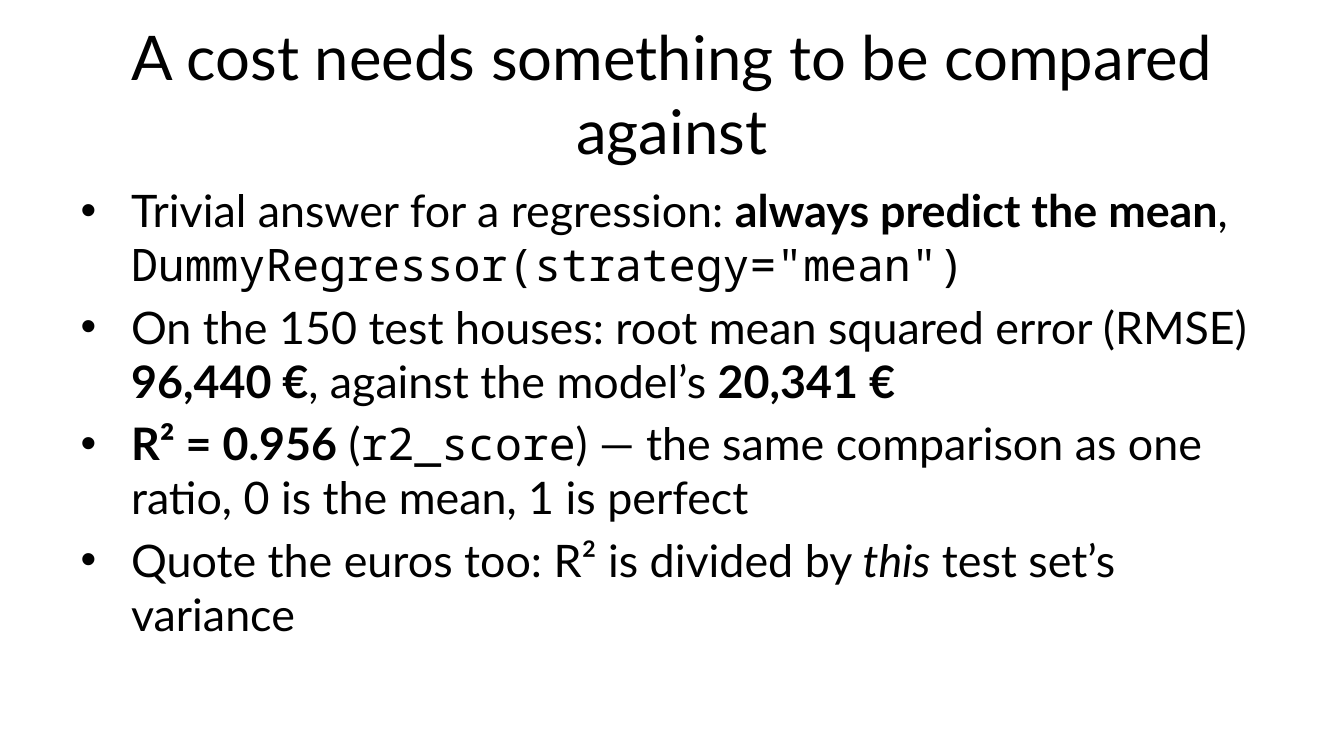
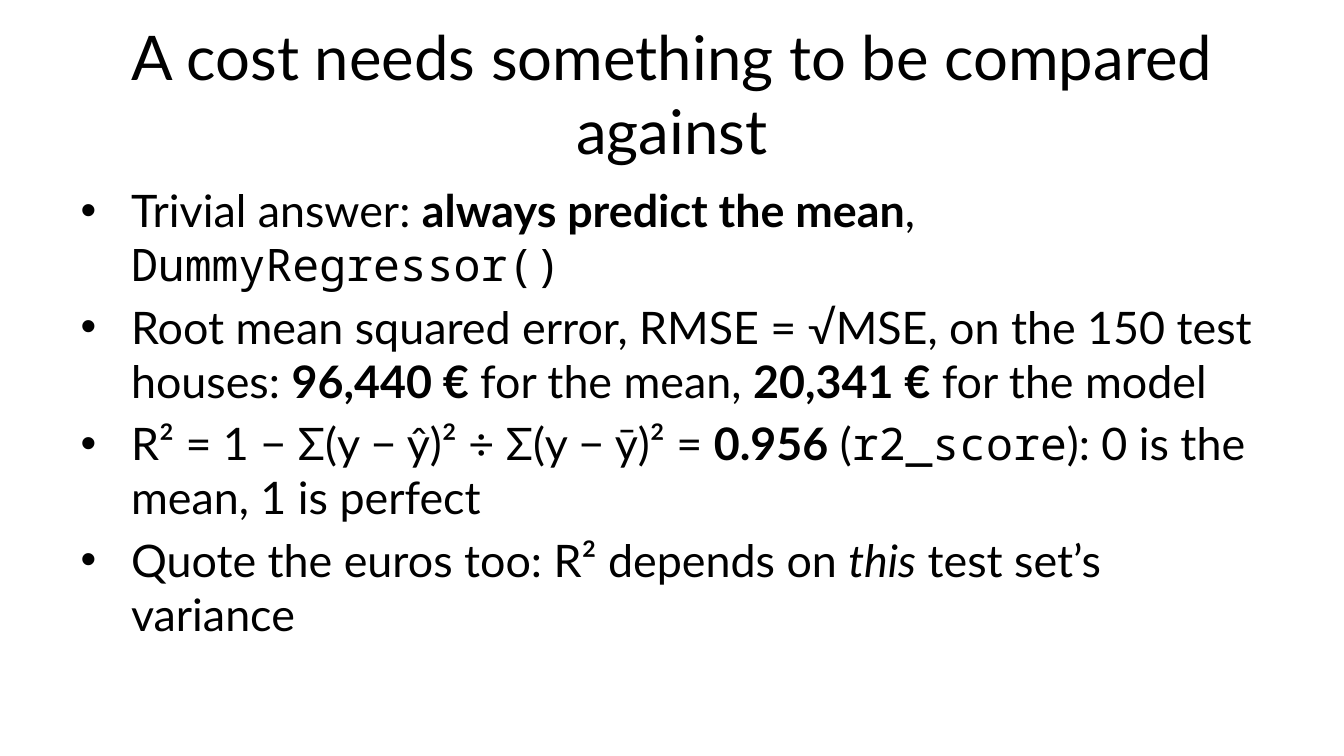
Before and after one commit to fabioantonini/technologies-for-artificial-intelligence, a slide deck: slide 12 of Lessons/03_regression/Slides/regression_slides.pptx. Drawn at 1344x756 pixels with LibreOffice and Linux fonts; fonts in the diff are those of the drawing; background and template pictures are left out. Boxes give left, top, right and bottom in pixels: in the first picture for what was removed or moved away, otherwise in the second. Text is boxed around its words. In the diff, an @@ line names an element or a change of style, - is before the commit and + after.

```diff
--- a/Lessons/03_regression/Slides/regression_slides.pptx
+++ b/Lessons/03_regression/Slides/regression_slides.pptx
@@ text at bbox=[131, 193, 1252, 632]: text changed @@
-• Trivial answer for a regression: always predict the mean, DummyRegressor(strategy="mean")
-• On the 150 test houses: root mean squared error (RMSE) 96,440 €, against the model’s 20,341 €
-• R² = 0.956 (r2_score) — the same comparison as one ratio, 0 is the mean, 1 is perfect
-• Quote the euros too: R² is divided by this test set’s variance
+• Trivial answer: always predict the mean, DummyRegressor()
+• Root mean squared error, RMSE = √MSE, on the 150 test houses: 96,440 € for the mean, 20,341 € for the model
+• R² = 1 − Σ(y − ŷ)² ÷ Σ(y − ȳ)² = 0.956 (r2_score): 0 is the mean, 1 is perfect
+• Quote the euros too: R² depends on this test set’s variance
```
Also in this commit, not shown: 13 other slides changed, 6 other files.
